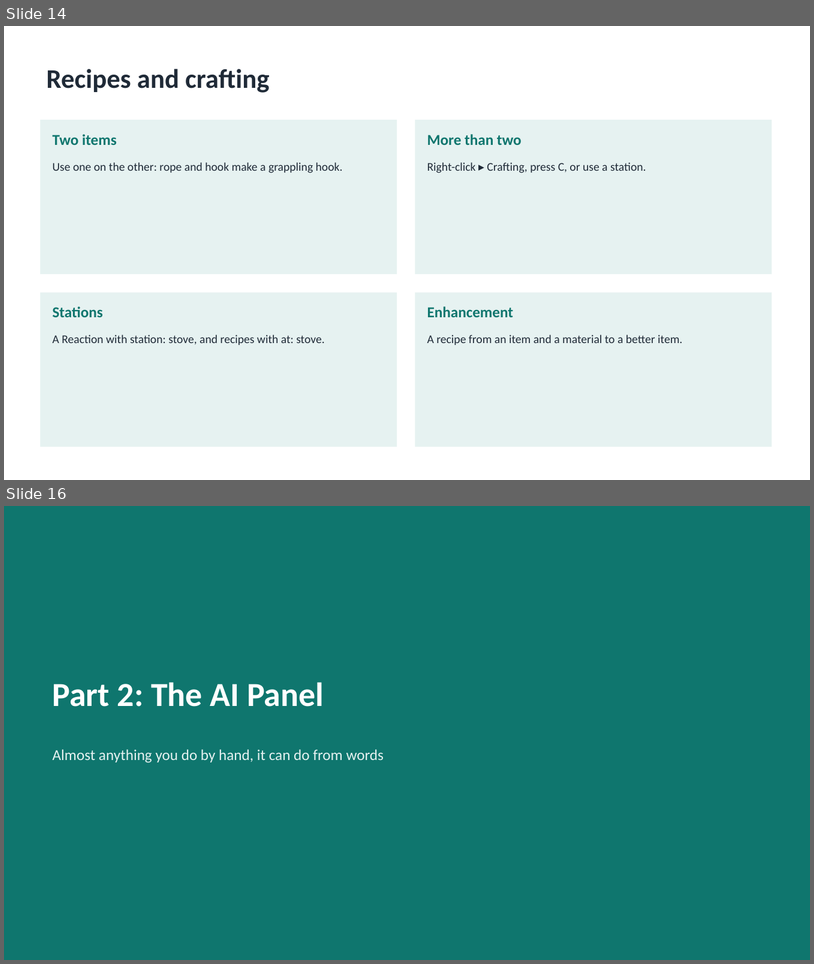
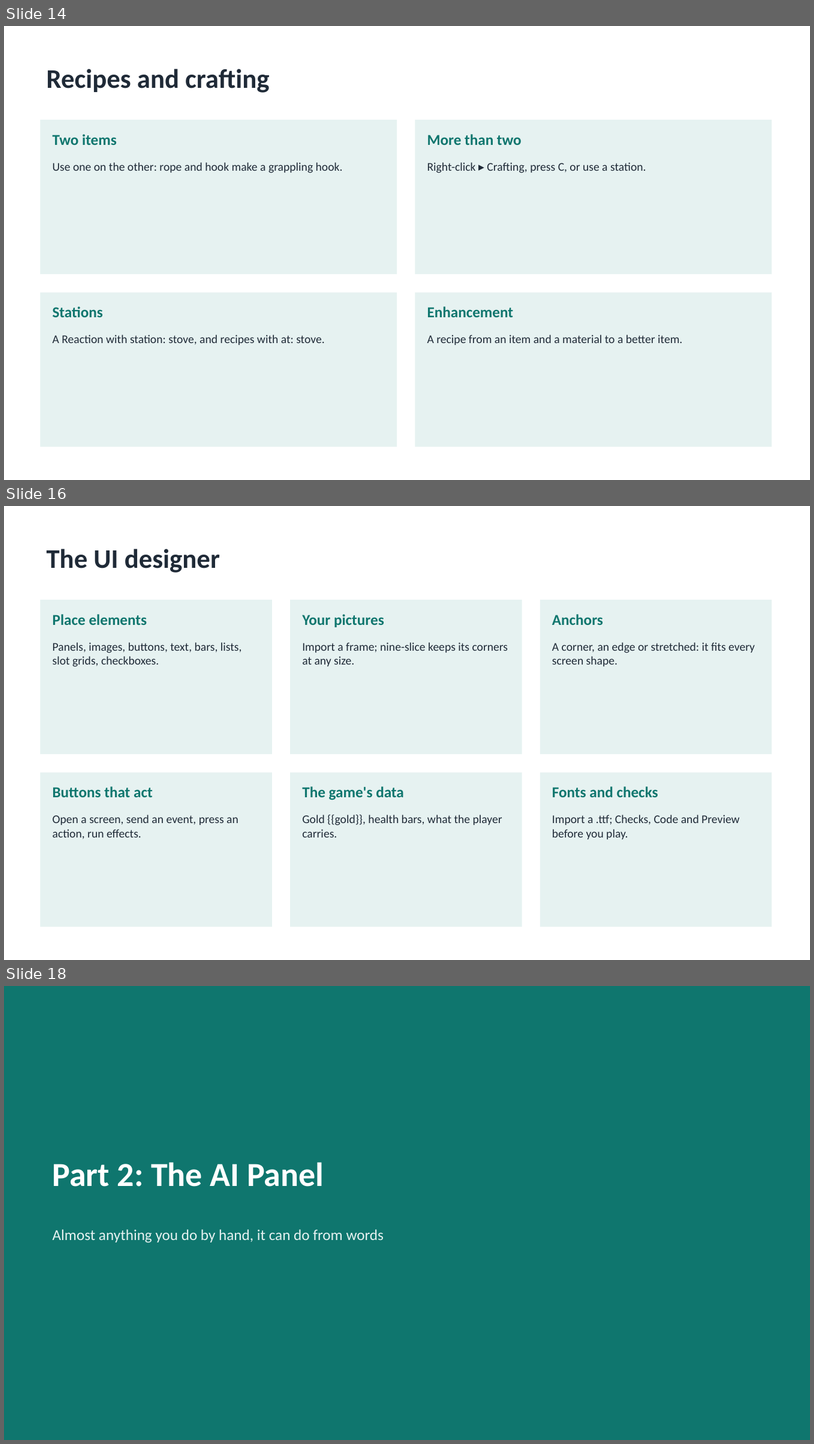
Before and after one commit to cuneyttyler/ai-gameengine-standalone, a slide deck: docs/manuals/AIGE-User-Guide.pptx. Shown one above the other, each under a label of ours: slides 14 and 16 before the commit, slides 14, 16 and 18 after it; the slides between them are not shown. The pictures are 814x964 and 814x1444 pixels, drawn with LibreOffice and Linux fonts; fonts in the diff are those of the drawing. Boxes give left, top, right and bottom in pixels: in the first picture for what was removed or moved away, otherwise in the second. Text is boxed around its words. In the diff, an @@ line names an element or a change of style, - is before the commit and + after.

```diff
--- a/docs/manuals/AIGE-User-Guide.pptx
+++ b/docs/manuals/AIGE-User-Guide.pptx
@@ slide 16 added at (4, 506, 810, 960), background #FFFFFF @@
@@ title added at (47, 549, 220, 573), 32 pt, text #1F2A37, bold @@
+The UI designer
@@ rectangle added at (40, 600, 272, 754), fill #E6F2F1 @@
@@ rectangle added at (290, 600, 522, 754), fill #E6F2F1 @@
@@ rectangle added at (540, 600, 772, 754), fill #E6F2F1 @@
@@ text added at (53, 614, 147, 625), 18 pt, text #0F766E, bold @@
+Place elements
@@ text added at (302, 614, 384, 627), 18 pt, text #0F766E, bold @@
+Your pictures
@@ text added at (552, 614, 603, 625), 18 pt, text #0F766E, bold @@
+Anchors
@@ text added at (53, 642, 242, 667), 14 pt, text #1F2A37 @@
+Panels, images, buttons, text, bars, lists, slot grids, checkboxes.
@@ text added at (302, 642, 509, 666), 14 pt, text #1F2A37 @@
+Import a frame; nine-slice keeps its corners at any size.
@@ text added at (552, 642, 755, 666), 14 pt, text #1F2A37 @@
+A corner, an edge or stretched: it fits every screen shape.
@@ rectangle added at (40, 772, 272, 927), fill #E6F2F1 @@
@@ rectangle added at (290, 772, 522, 927), fill #E6F2F1 @@
@@ rectangle added at (540, 772, 772, 927), fill #E6F2F1 @@
@@ text added at (53, 786, 153, 797), 18 pt, text #0F766E, bold @@
+Buttons that act
@@ text added at (302, 786, 404, 800), 18 pt, text #0F766E, bold @@
+The game's data
@@ text added at (552, 786, 659, 797), 18 pt, text #0F766E, bold @@
+Fonts and checks
@@ text added at (53, 814, 239, 839), 14 pt, text #1F2A37 @@
+Open a screen, send an event, press an action, run effects.
@@ text added at (302, 814, 503, 837), 14 pt, text #1F2A37 @@
+Gold {{gold}}, health bars, what the player carries.
@@ text added at (552, 814, 740, 839), 14 pt, text #1F2A37 @@
+Import a .ttf; Checks, Code and Preview before you play.
@@ what was slide 16 is now slide 18 @@
```
Also in this commit, not shown: 1 slide changed, 3 other slides added, 29 other files.
